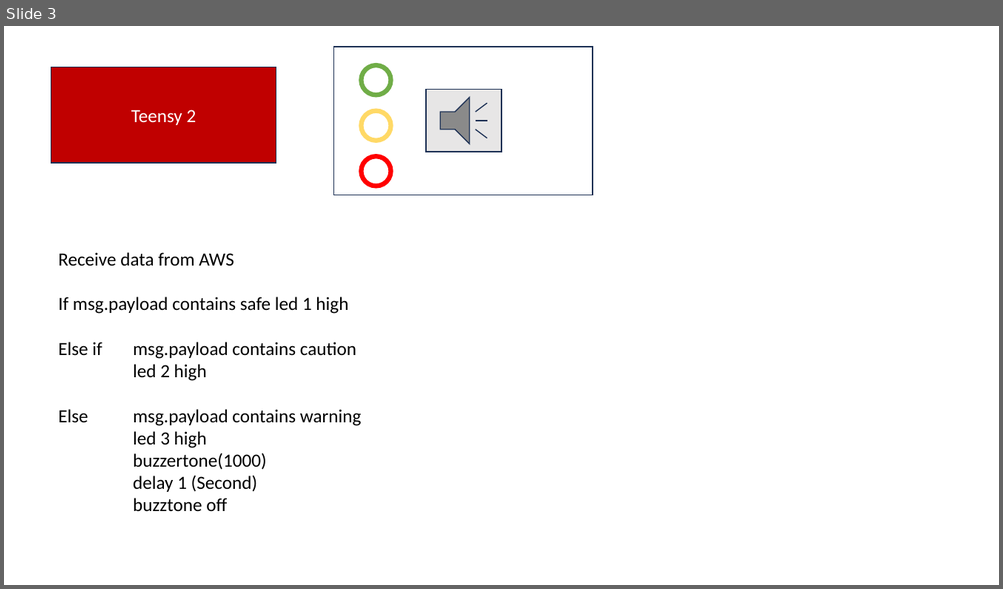
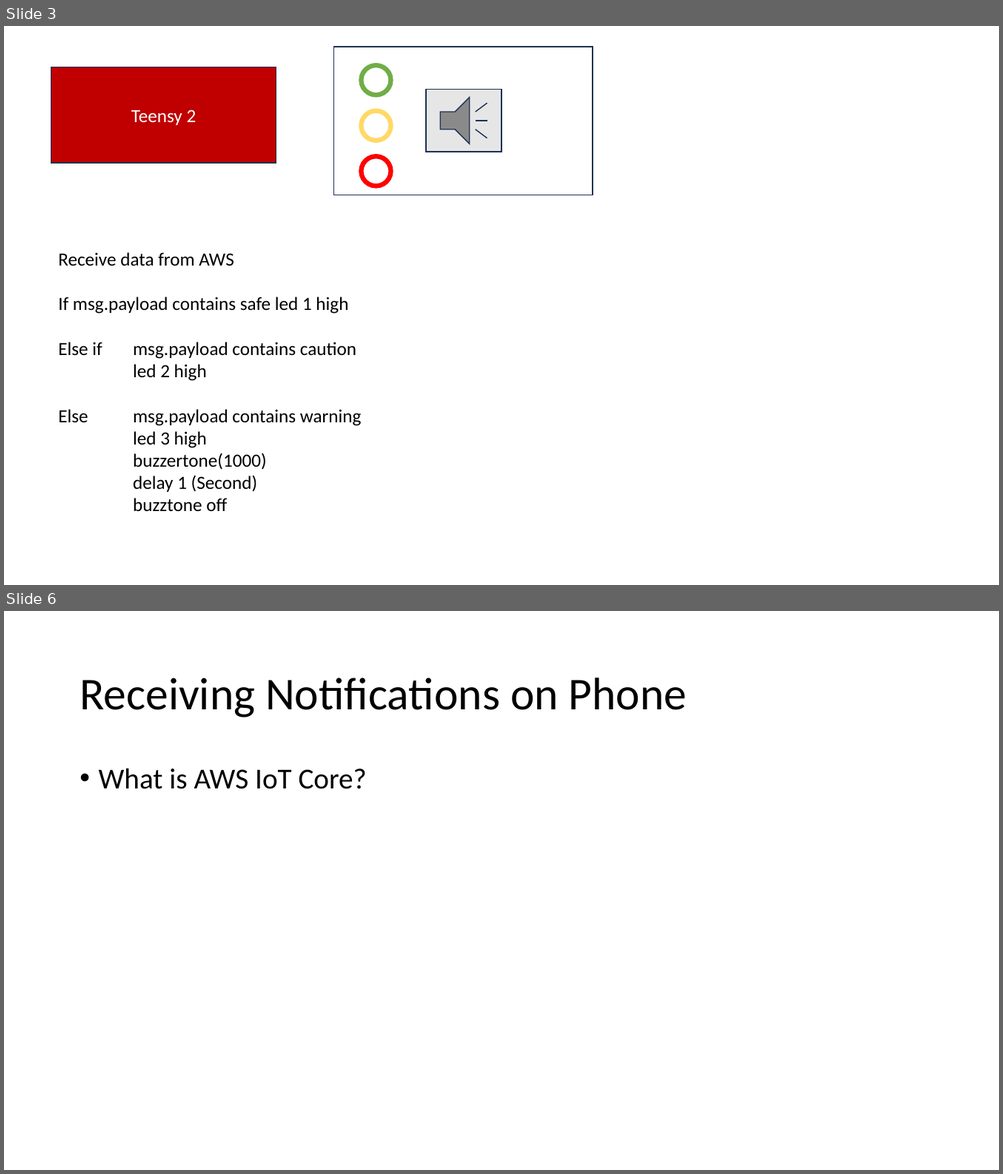
Before and after one commit to LmeLover/SEM3IFN649, a slide deck: Ideas/Ideas.pptx. Shown one above the other, each under a label of ours: slide 3 before the commit, slides 3 and 6 after it; the slides between them are not shown. The pictures are 1003x589 and 1003x1174 pixels, drawn with LibreOffice and Linux fonts; fonts in the diff are those of the drawing. Boxes give left, top, right and bottom in pixels: in the first picture for what was removed or moved away, otherwise in the second. Text is boxed around its words. In the diff, an @@ line names an element or a change of style, - is before the commit and + after.

```diff
--- a/Ideas/Ideas.pptx
+++ b/Ideas/Ideas.pptx
@@ slide 6 added at (4, 611, 999, 1170), background #FFFFFF @@
@@ title added at (79, 678, 687, 718), 44 pt, text #000000 @@
+Receiving Notifications on Phone
@@ text added at (99, 768, 367, 789), 28 pt, text #000000 @@
+• What is AWS IoT Core?
```
Also in this commit, not shown: 2 other slides added, 58 other files.
